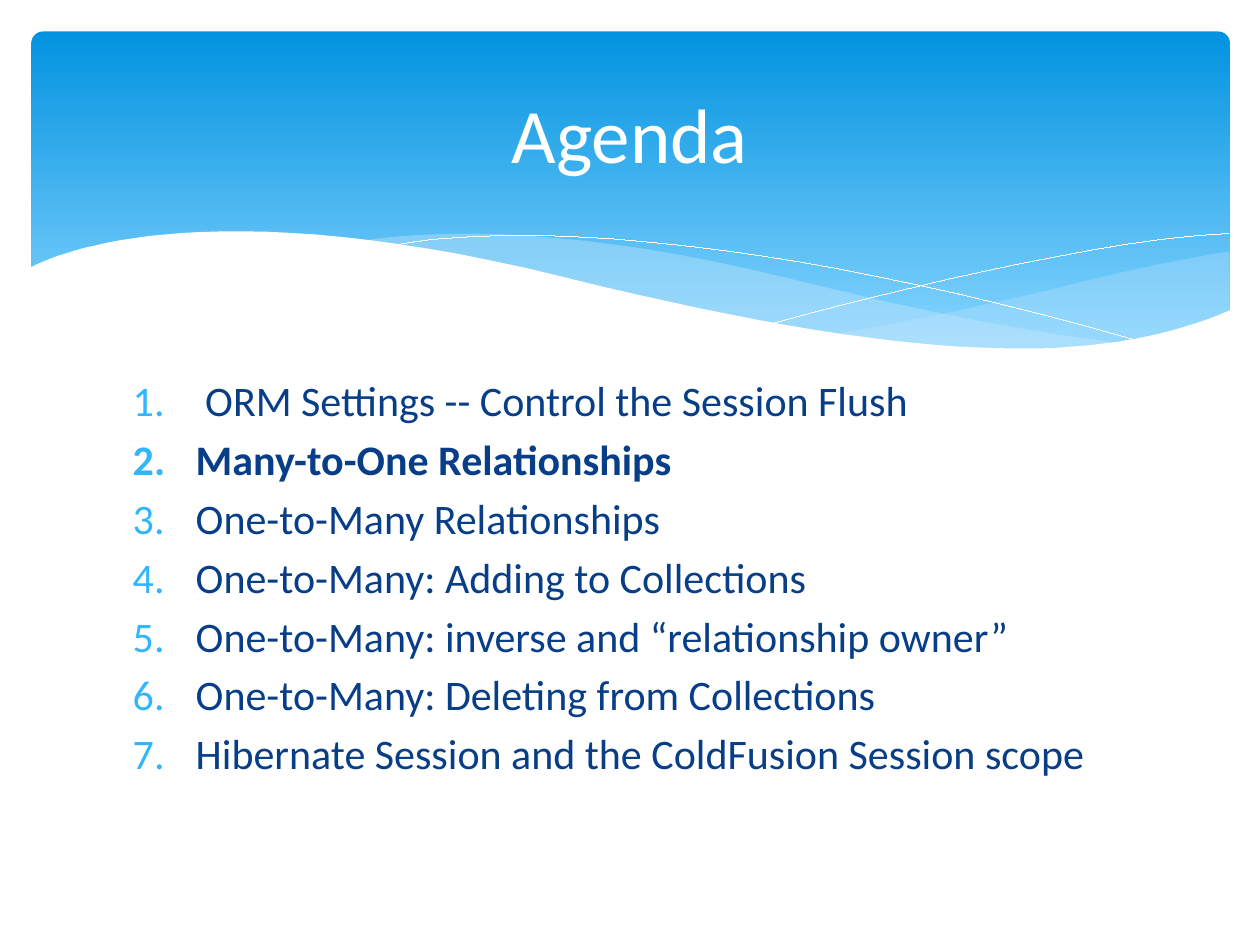
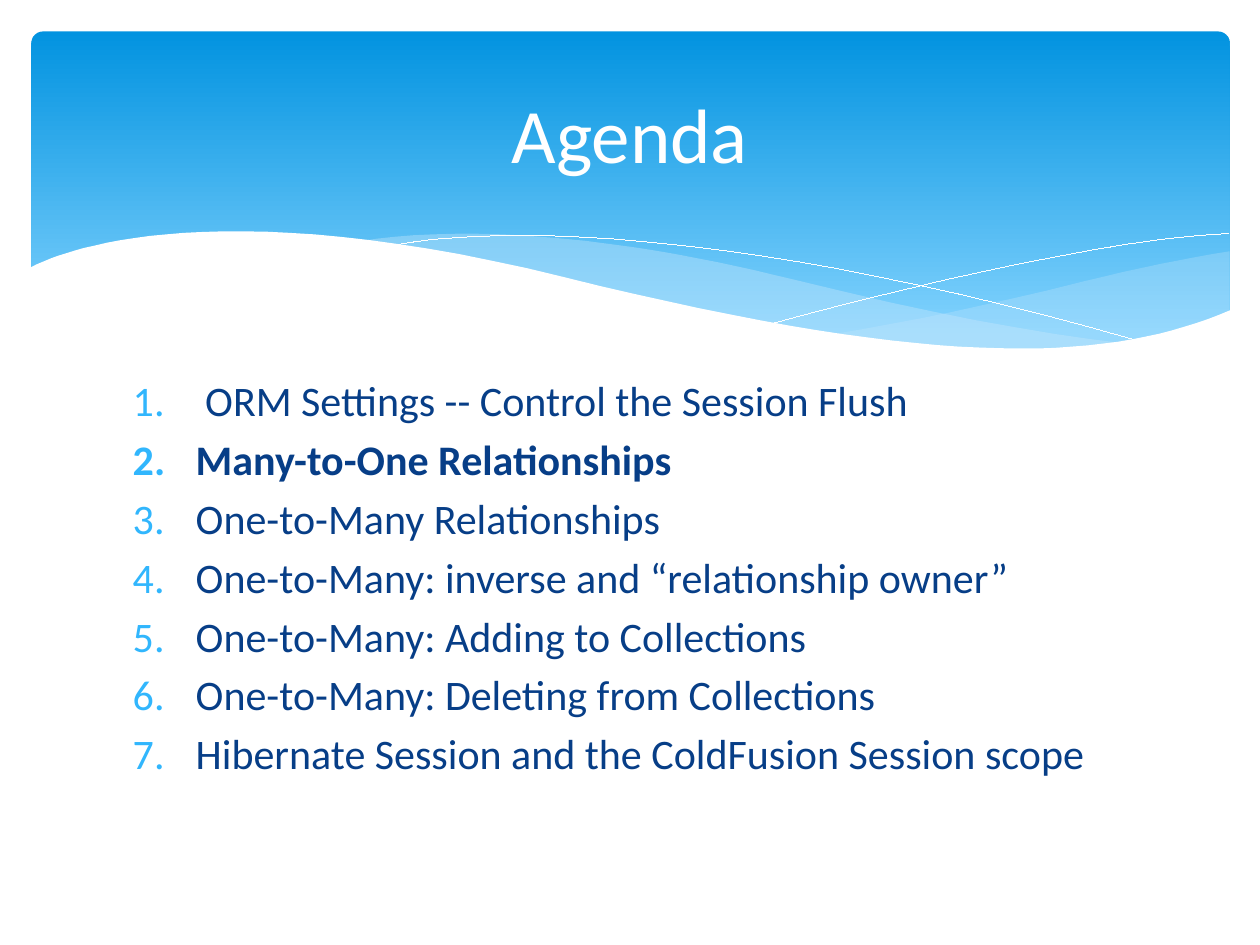
Before and after one commit to marcesher/mxunit-cfmeetups, a slide deck: slide 22 of CFObjective_ORMZen/preso/orm_zen.ppt.pptx. Drawn at 1260x945 pixels with LibreOffice and Linux fonts; fonts in the diff are those of the drawing. Boxes give left, top, right and bottom in pixels: in the first picture for what was removed or moved away, otherwise in the second. Text is boxed around its words. In the diff, an @@ line names an element or a change of style, - is before the commit and + after.

```diff
--- a/CFObjective_ORMZen/preso/orm_zen.ppt.pptx
+++ b/CFObjective_ORMZen/preso/orm_zen.ppt.pptx
@@ text at [196, 563, 1008, 600]: paragraph added @@
+4. One-to-Many: inverse and “relationship owner”
@@ text at [196, 622, 1008, 659]: paragraph removed @@
-5. One-to-Many: inverse and “relationship owner”
```
Also in this commit, not shown: 13 other slides changed, 1 slide added.
